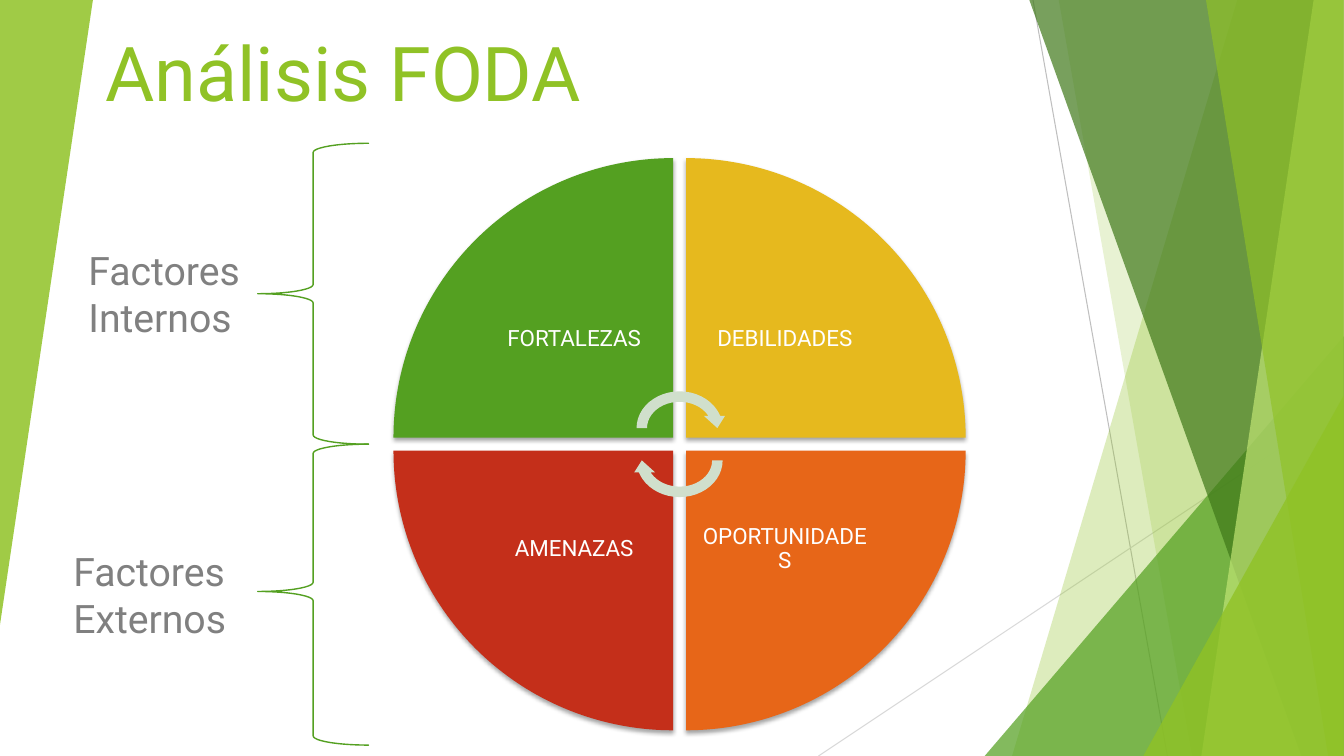
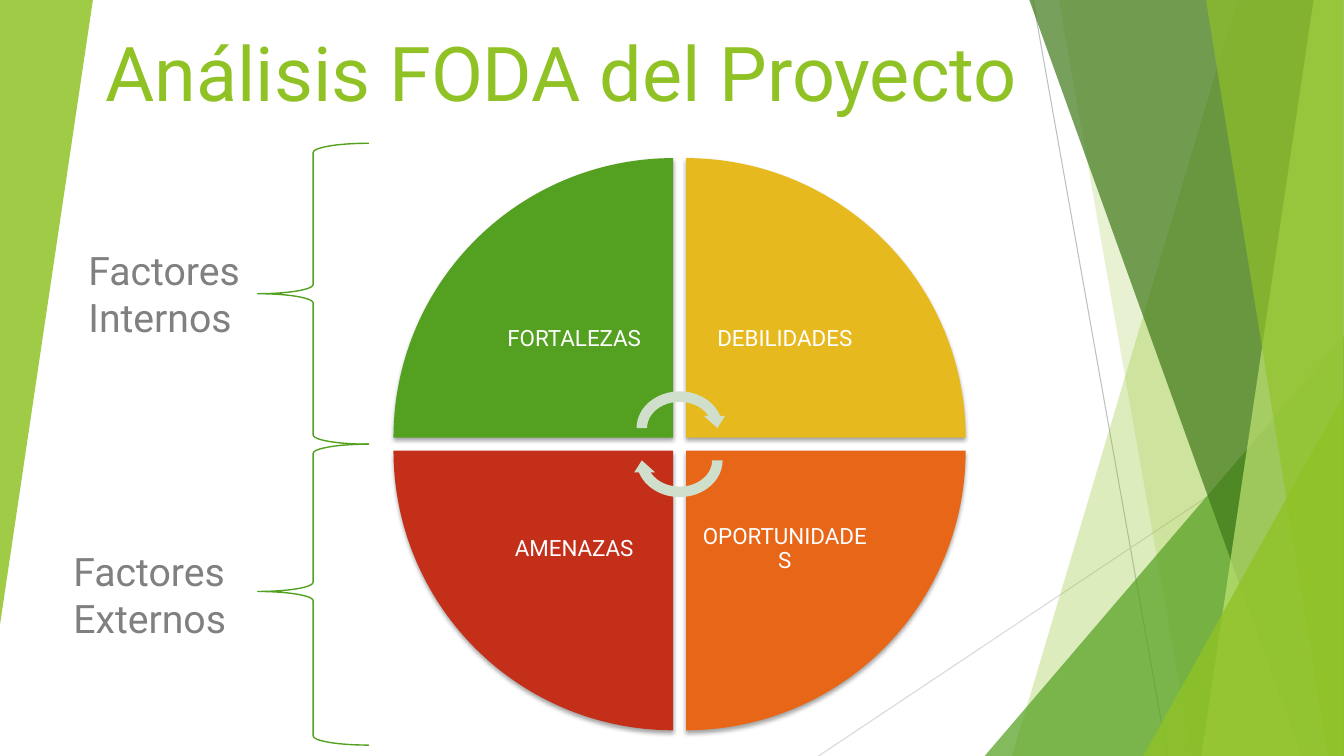
Before and after one commit to mariela21180/institucional-cfp, a slide deck: slide 18 of - Presentacion/Filminas.pptx. Drawn at 1344x756 pixels with LibreOffice and Linux fonts; fonts in the diff are those of the drawing. Boxes give left, top, right and bottom in pixels: in the first picture for what was removed or moved away, otherwise in the second. Text is boxed around its words. In the diff, an @@ line names an element or a change of style, - is before the commit and + after.

Commit message:
Completado de borrador en filminas de FODA

```diff
--- a/- Presentacion/Filminas.pptx
+++ b/- Presentacion/Filminas.pptx
@@ title at (105,44,1017,117): text changed @@
-Análisis FODA
+Análisis FODA del Proyecto
```
Also in this commit, not shown: 2 other slides changed, 2 slides added, 2 slides removed.
